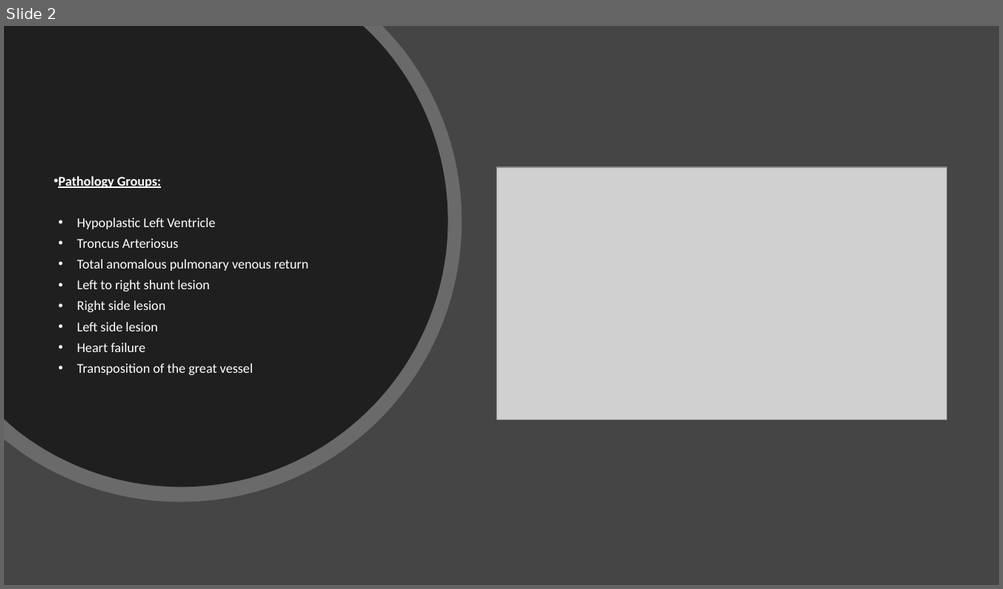
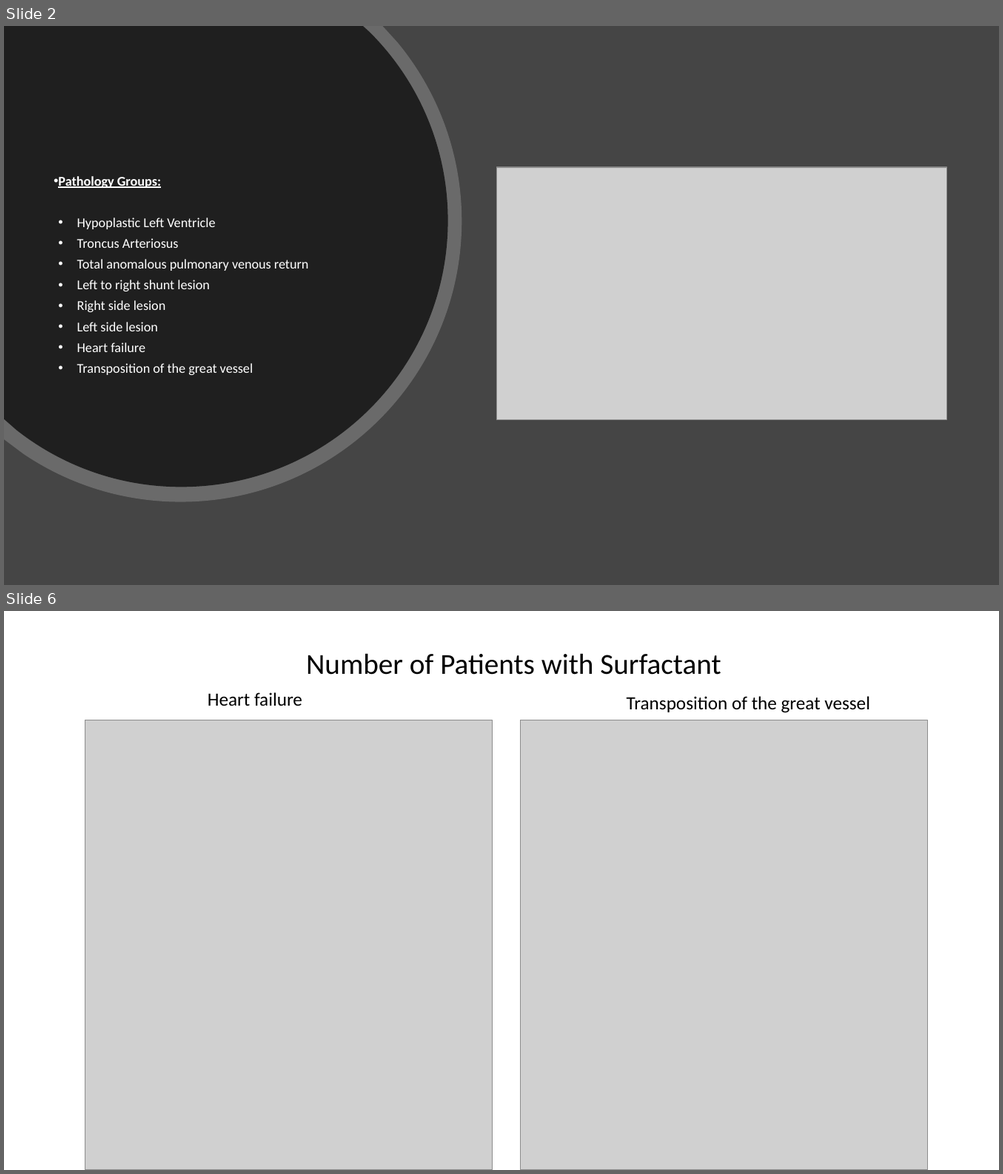
Before and after one commit to MayraPerezRusso/FinalProject, a slide deck: Congenital Heart Desease.pptx. Shown one above the other, each under a label of ours: slide 2 before the commit, slides 2 and 6 after it; the slides between them are not shown. The pictures are 1003x589 and 1003x1174 pixels, drawn with LibreOffice and Linux fonts; fonts in the diff are those of the drawing; grey boxes stand for pictures. Boxes give left, top, right and bottom in pixels: in the first picture for what was removed or moved away, otherwise in the second. Text is boxed around its words. In the diff, an @@ line names an element or a change of style, - is before the commit and + after.

```diff
--- a/Congenital Heart Desease.pptx
+++ b/Congenital Heart Desease.pptx
@@ slide 6 added at (4,611,999,1170), background #FFFFFF @@
@@ text added at (306,653,720,675), 28 pt, text #000000 @@
+Number of Patients with Surfactant
@@ text added at (208,692,302,706), 18 pt, text #000000 @@
+Heart failure
@@ text added at (626,696,870,713), 18 pt, text #000000 @@
+Transposition of the great vessel
@@ picture added at (85,721,492,1170) @@
@@ picture added at (521,721,928,1170) @@
```
Also in this commit, not shown: 5 other slides added.
